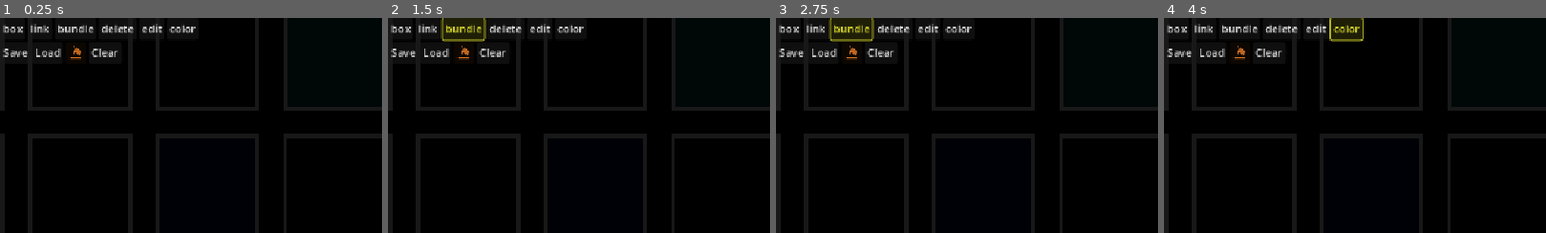
Above: before the commit, frames 1-4 (left to right).
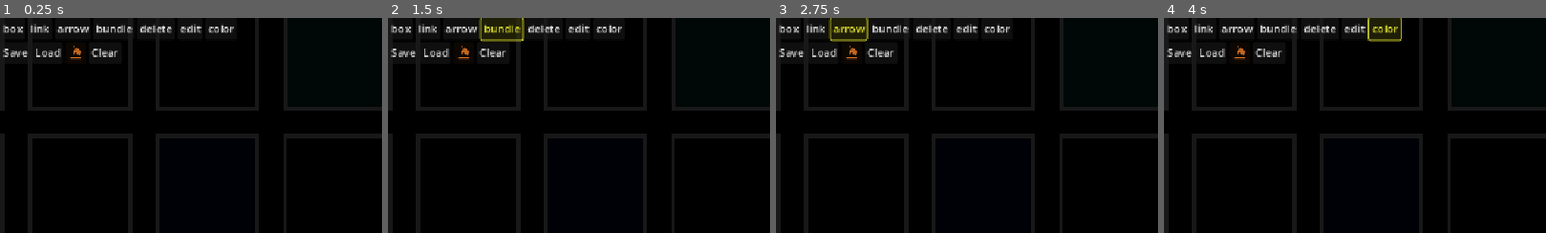
Above: after the commit, the same moments.

Repository: Toasterhog/Nodeweb
Game: Godot game, scene res://scenes/second_main.tscn
Two runs of this game, one before a commit and one after it. Both use one fixed random seed, a clock stepped at 60 frames per second and the inputs below.
Inputs (mouse positions are % of the whole screen's width and height, from its top left):
- Up to frame 1 (0.25 s): no input
- Up to frame 2 (1.5 s): click "box" at 0.5 s; click "bundle" at 1.25 s
- Up to frame 3 (2.75 s): click (9, 2) at 2 s, where only the run after the commit has a clickable "arrow"
- Up to frame 4 (4 s): click "edit" at 2.75 s; click "color" at 3.5 s
The pictures show only the part of the screen within x 0-50%, y 0-50%; the shares and areas given below are measured in that part.

The runs differ from the first frame. In frame 1, 1.1% of the frame differs, in the area x 15-62%, y 2-8%; in frame 2, 1.7%; in frame 3, 1.2%; in frame 4, 2.2%, in the area x 15-63%, y 0-12%.

Commit message:
directional links
added them
needs better offsets

Diff:
--- a/bundle/bundle.gd
+++ b/bundle/bundle.gd
@@ -148,14 +148,6 @@
 
 
 
-
-
-
-
-
-
-
-
 func _on_panel_container_minimum_size_changed() -> void:
 	panel.custom_minimum_size.x = $PanelContainer.size.x + 60
 	panel.custom_minimum_size.y = $PanelContainer.size.y + 60
--- a/papperthings/box/box.gd
+++ b/papperthings/box/box.gd
@@ -1,13 +1,15 @@
 extends PanelContainer
 class_name BoxClass
 
-@export var id: int = -1
-@export var links: Array = []
+var id: int = -1
+var links: Array = []
+var arrows: Array = []
 
 signal moved
 
 # Find ToolAddLink dynamically to prevent cyclic reference
 @onready var tool_add_link: ToolAddLink = get_tree().get_first_node_in_group("tool_add_link")
+@onready var tool_add_arrow: ToolAddArrow = get_node("/root/Main/state_machine_tools/ToolAddArrow")
 @onready var state_machine := get_node("/root/Main/state_machine_tools")
 @onready var BH: Node2D = get_node("/root/Main/papper/boxHolder")
 @onready var VBC: VBoxContainer = $MarginContainer/VBoxContainer
@@ -101,6 +103,8 @@
 	mouse_inside = true
 	if tool_add_link and state_machine.current_state.name == "ToolAddLink":
 		tool_add_link.mouse_over_box(self)
+	elif tool_add_arrow and state_machine.current_state.name == "ToolAddArrow":
+		tool_add_arrow.mouse_over_box(self)
 	elif state_machine.current_state.name == "tool_delete":
 		color_default = self_modulate
 		set_color(color_delete_indicate)
--- /dev/null
+++ b/papperthings/link/directional_link/link_directional.gd
@@ -0,0 +1,68 @@
+extends Link
+class_name Arrow
+
+#const  default_width := 8.0
+#const hover_width := 14.0
+#var base_color := Color.GRAY
+#const hover_color := Color.RED
+
+func delete_line():
+	if start_box and start_box.arrows.has(self):
+		start_box.arrows.erase(self)
+	if end_box and end_box.arrows.has(self):
+		end_box.arrows.erase(self)
+	queue_free()
+
+
+func update_line():
+	if start_box and end_box:
+
+		#var vec = Vector2(end_box.middlepos - start_box.middlepos )
+		#vec = vec.rotated(1.6).normalized() * 50
+		var index : int = start_box.arrows.find_custom(finds.bind())
+		var gpt_points =  get_line_points(start_box, end_box, start_box.arrows.size(), index)
+		#p1: Vector2, p2: Vector2, w1: float, h1: float, w2: float, h2: float, N: int, n: int
+		#line.points = [start_box.middlepos + vec, end_box.middlepos + vec]
+		line.points = gpt_points
+		update_collision()
+
+func finds(i):
+	return i == self
+
+#func update_collision():
+	#if collision_shape and start_box and end_box:
+		#var shape = collision_shape.shape as CapsuleShape2D
+		#var p1 : Vector2 =  line.points[0]
+		#var p2 : Vector2 =  line.points[1]
+		#shape.height = p1.distance_to(p2)
+		#shape.radius = 15
+		#collision_shape.global_position = (p1+p2)/2
+		#collision_shape.rotation = atan2(p2.y-p1.y, p2.x-p1.x) - PI/2
+
+
+func get_line_points(sb, eb, N: int, n: int) :
+	var p1 = sb.middlepos
+	var p2 = eb.middlepos
+	var w1 = sb.size.x
+	var h1 = sb.size.y
+	var w2 = eb.size.x
+	var h2 = eb.size.y
+	var dir = (p2 - p1).normalized()
+	var norm = Vector2(-dir.y, dir.x)
+
+	var lim1 = max_off(p1, w1, h1, norm)
+	var lim2 = max_off(p2, w2, h2, norm)
+	var lim3 = max_off(p1, w1, h1, -norm)
+	var lim4 = max_off(p2, w2, h2, -norm)
+	var min_pos = min(lim1, lim2) * 0.9
+	var min_neg = min(lim3, lim4) * 0.9
+	var t = 0.0 if N == 1 else n / float(N - 1)
+	var offset = norm * lerp(-min_neg, min_pos, t)
+	return [p1 + offset, p2 + offset]
+
+func max_off(p: Vector2, w: float, h: float, v: Vector2) -> float:
+		var dx = v.dot(Vector2(1, 0))
+		var dy = v.dot(Vector2(0, 1))
+		var tx = INF if dx == 0 else abs((w / 2) / dx)
+		var ty = INF if dy == 0 else abs((h / 2) / dy)
+		return min(tx, ty)
--- /dev/null
+++ b/papperthings/link/directional_link/link_directional.tscn
@@ -0,0 +1,24 @@
+[gd_scene load_steps=4 format=3 uid="uid://bt0o6olaydwjq"]
+
+[ext_resource type="Texture2D" uid="uid://dnric54mssbdh" path="res://papperthings/link/directional_link/arrow_tape.png" id="1_inxjh"]
+[ext_resource type="Script" uid="uid://b2h44fbg5flpt" path="res://papperthings/link/directional_link/link_directional.gd" id="2_045hv"]
+
+[sub_resource type="CapsuleShape2D" id="CapsuleShape2D_vwmme"]
+resource_local_to_scene = true
+radius = 20.0
+height = 40.0
+
+[node name="line_directional" type="Line2D"]
+default_color = Color(0.807843, 0.686275, 0.129412, 1)
+texture = ExtResource("1_inxjh")
+texture_mode = 1
+begin_cap_mode = 2
+end_cap_mode = 2
+round_precision = 2
+antialiased = true
+script = ExtResource("2_045hv")
+
+[node name="Area2D" type="Area2D" parent="."]
+
+[node name="CollisionShape2D" type="CollisionShape2D" parent="Area2D"]
+shape = SubResource("CapsuleShape2D_vwmme")
--- a/papperthings/link/link.gd
+++ b/papperthings/link/link.gd
@@ -62,6 +62,10 @@
 		if state_machine.current_state.name == "tool_delete":
 			delete_line()
 
+	if state_machine.current_state.name == "ToolColor" and Input.is_mouse_button_pressed(MOUSE_BUTTON_LEFT):
+		base_color = state_machine.get_node("ToolAddBundle").default_color
+		line.default_color = base_color
+
 
 func delete_line():
 	if start_box and start_box.links.has(self):
--- a/project.godot
+++ b/project.godot
@@ -80,5 +80,6 @@
 
 [rendering]
 
+textures/canvas_textures/default_texture_repeat=1
 renderer/rendering_method="gl_compatibility"
 renderer/rendering_method.mobile="gl_compatibility"
--- a/scenes/second_main.tscn
+++ b/scenes/second_main.tscn
@@ -17,6 +17,7 @@
 [ext_resource type="Script" uid="uid://bsuiepppwr12n" path="res://state/tool_eraze.gd" id="9_lgaoh"]
 [ext_resource type="Script" uid="uid://bfsi0bgsuxrco" path="res://saveAndLoad/save_dialog.gd" id="11_iv76u"]
 [ext_resource type="Script" uid="uid://b0xc8u2lyy4dv" path="res://saveAndLoad/load_dialog.gd" id="12_x4i5i"]
+[ext_resource type="Script" uid="uid://q1kthp1kk3dw" path="res://state/tool_add_arrow.gd" id="13_gxla6"]
 [ext_resource type="Script" uid="uid://sm8xxnbtvc50" path="res://state/tool_add_bundle.gd" id="15_dslak"]
 [ext_resource type="Script" uid="uid://dbxxaawg3f7lh" path="res://state/tool_color.gd" id="16_nhe3j"]
 [ext_resource type="Script" uid="uid://bt1uvpjoevast" path="res://settings/SettingsAndDataManager.gd" id="20_tcmv2"]
@@ -54,6 +55,8 @@
 [node name="bundleHolder" type="Node2D" parent="papper"]
 
 [node name="linkHolder" type="Node2D" parent="papper"]
+
+[node name="arrowholder" type="Node2D" parent="papper"]
 
 [node name="boxHolder" type="Node2D" parent="papper"]
 
@@ -85,6 +88,10 @@
 layout_mode = 2
 size_flags_horizontal = 3
 text = "link"
+
+[node name="arrow" type="Button" parent="CanvasLayer/VBoxContainer/HBoxContainer"]
+layout_mode = 2
+text = "arrow"
 
 [node name="bundle" type="Button" parent="CanvasLayer/VBoxContainer/HBoxContainer"]
 layout_mode = 2
@@ -194,6 +201,10 @@
 script = ExtResource("8_vonwv")
 metadata/_custom_type_script = "uid://crlryxb80odig"
 
+[node name="ToolAddArrow" type="Node" parent="state_machine_tools"]
+script = ExtResource("13_gxla6")
+metadata/_custom_type_script = "uid://q1kthp1kk3dw"
+
 [node name="tool_edit" type="Node" parent="state_machine_tools"]
 script = ExtResource("8_lgaoh")
 metadata/_custom_type_script = "uid://c1uha3t6cvqka"
@@ -243,6 +254,7 @@
 
 [connection signal="button_down" from="CanvasLayer/VBoxContainer/HBoxContainer/box" to="state_machine_tools" method="_on_box_button_down"]
 [connection signal="button_down" from="CanvasLayer/VBoxContainer/HBoxContainer/link" to="state_machine_tools" method="_on_link_button_down"]
+[connection signal="button_down" from="CanvasLayer/VBoxContainer/HBoxContainer/arrow" to="state_machine_tools" method="_on_arrow_button_down"]
 [connection signal="button_down" from="CanvasLayer/VBoxContainer/HBoxContainer/bundle" to="state_machine_tools" method="_on_bundle_button_down"]
 [connection signal="button_down" from="CanvasLayer/VBoxContainer/HBoxContainer/erasor" to="state_machine_tools" method="_on_erasor_button_down"]
 [connection signal="button_down" from="CanvasLayer/VBoxContainer/HBoxContainer/edit" to="state_machine_tools" method="_on_edit_button_down"]
--- a/scripts/camera_2d.gd
+++ b/scripts/camera_2d.gd
@@ -56,7 +56,7 @@
 		set_process(true)
 
 
-func _process(delta: float) -> void:
+func _process(_delta: float) -> void:
 	var direction : = Vector2.ZERO
 	direction.x = Input.get_action_strength("ui_right") - Input.get_action_strength("ui_left")
 	direction.y = Input.get_action_strength("ui_down") - Input.get_action_strength("ui_up")
--- a/scripts/popup_menu.gd
+++ b/scripts/popup_menu.gd
@@ -31,8 +31,8 @@
 
 
 func _on_line_edit_text_submitted(new_text: String) -> void:
-	var name : String = $"../pp_SaveName/MarginContainer/vbc/LineEdit".text
-	if save_dialog.name_selected(name):
+	var name_ : String = $"../pp_SaveName/MarginContainer/vbc/LineEdit".text
+	if save_dialog.name_selected(name_):
 		$"../pp_SaveName".hide()
 
 func UpdateFolderLabel():
--- a/state/state_machine_tools.gd
+++ b/state/state_machine_tools.gd
@@ -48,6 +48,10 @@
 	child_transision("ToolAddLink")
 	vis_indicator_button("link")
 
+func _on_arrow_button_down() -> void:
+	child_transision("ToolAddArrow")
+	vis_indicator_button("arrow")
+
 func _on_bundle_button_down() -> void:
 	child_transision("ToolAddBundle")
 	vis_indicator_button("bundle")
@@ -85,6 +89,7 @@
 func vis_indicator_button(butt : String):
 	$"../CanvasLayer/VBoxContainer/HBoxContainer/box".modulate = Color(1,1,1)
 	$"../CanvasLayer/VBoxContainer/HBoxContainer/link".modulate = Color(1,1,1)
+	$"../CanvasLayer/VBoxContainer/HBoxContainer/arrow".modulate = Color(1,1,1)
 	$"../CanvasLayer/VBoxContainer/HBoxContainer/bundle".modulate = Color(1,1,1)
 	$"../CanvasLayer/VBoxContainer/HBoxContainer/erasor".modulate = Color(1,1,1)
 	$"../CanvasLayer/VBoxContainer/HBoxContainer/edit".modulate = Color(1,1,1)
--- /dev/null
+++ b/state/tool_add_arrow.gd
@@ -0,0 +1,81 @@
+extends ToolAddLink
+class_name ToolAddArrow
+
+#var grabbing_box: PanelContainer = null
+#var is_dragging: bool = false
+#var link_preview: Line2D = null
+#var start_box: PanelContainer = null
+#@onready var papper: Node2D = $"../../papper"
+@onready var arrow_scene = preload("uid://bt0o6olaydwjq")
+@onready var arrow_holder = $"../../papper/arrowholder"
+
+#func enter():
+	#super.enter()
+	#print("arrow enter")
+	#grabbing_box = null
+	#start_box = null
+	#is_dragging = false
+	#
+#func exit():
+	#super.exit()
+	#reset_tool()
+
+#func input(event: InputEvent) -> void:
+	#if event.is_action_pressed("LMB"):
+		#if grabbing_box:
+			#start_box = grabbing_box
+			#is_dragging = true
+			#create_preview_line()
+#
+	#elif event.is_action_released("LMB"): #NOTE end box will be last hovered box
+		#if is_dragging and grabbing_box and grabbing_box != start_box:
+			#if check_if_link_pair_doesnt_exists(start_box, grabbing_box) == true:
+				#instantiate_link(start_box, grabbing_box)
+				#
+#
+		#reset_tool()
+#
+	#elif is_dragging and event is InputEventMouseMotion:
+		#update_preview_line(event)
+
+#func create_preview_line():
+	#if link_preview:
+		#link_preview.queue_free()
+	#link_preview = Line2D.new()
+	#link_preview.width = 8
+	#link_preview.default_color = Color(1, 1, 1, 0.5)  # Semi-transparent white
+	#papper.add_child(link_preview)
+#
+#func update_preview_line(event: InputEventMouse):
+	#if link_preview and start_box:
+		#var mouse_papper_pos = papper.get_local_mouse_position()
+		#link_preview.points = [start_box.middlepos, mouse_papper_pos]
+
+func instantiate_link(box_a: PanelContainer, box_b: PanelContainer): #NOTE been arrowyfied
+	var link = arrow_scene.instantiate()
+	link.start_box = box_a
+	link.end_box = box_b
+
+	box_a.arrows.append(link)
+	box_b.arrows.append(link)
+
+	arrow_holder.add_child(link)
+
+#func reset_tool():
+	##if start_box:
+		##start_box.set_selected(false)
+	#start_box = null
+	#is_dragging = false
+	##grabbing_box = null
+	#if link_preview:
+		#link_preview.queue_free()
+		#link_preview = null
+
+#func mouse_over_box(box: PanelContainer):
+	#grabbing_box = box
+
+func check_if_link_pair_doesnt_exists(sb : PanelContainer, eb : PanelContainer) -> bool: #checks if the two boxes has a link between them
+	for L: Arrow in sb.arrows:
+		if L.start_box == sb and L.end_box == eb:
+			return false
+	return true
Binary file added: papperthings/link/directional_link/arrow_tape.png
Not shown, added: papperthings/link/directional_link/arrow_tape.png.import
Not shown, added: papperthings/link/directional_link/link_directional.gd.uid
Not shown: 1 places in scenes/second_main.tscn that only renumber resources
Not shown, added: state/tool_add_arrow.gd.uid
